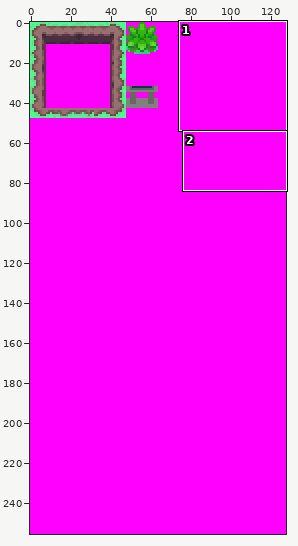
One commit to this sprite sheet: tiles/route_203/middle.png. Above: a wide view before the commit, with the close-up outlined.
Close-up. The starting point:
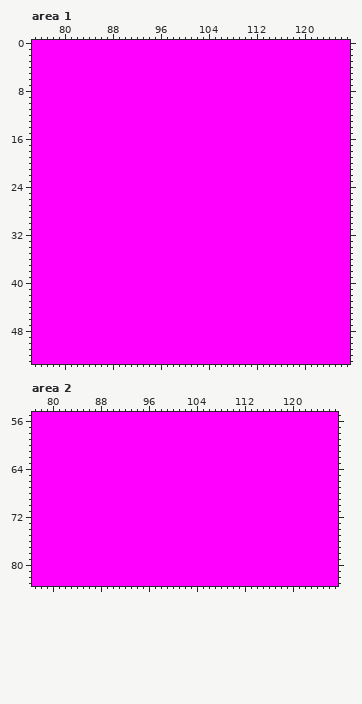
The file is 128x256 pixels. Shown: area 1: x 75..127, y 0..53; area 2: x 77..127, y 55..83.
Once edited:
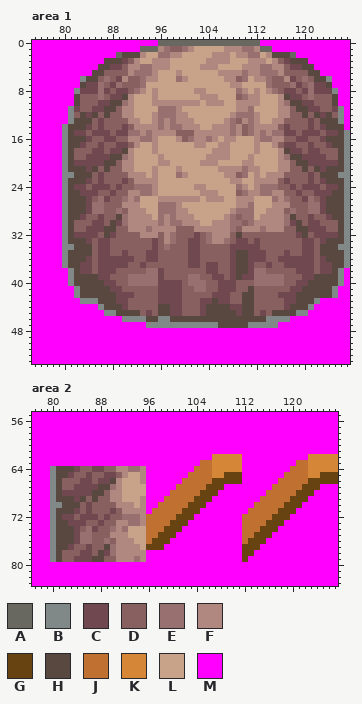
Palette (. is transparent): A #686860  B #808888  C #704850  D #886060  E #987070  F #b08880  G #664310  H #584840  J #c07030  K #d68637  L #c9a28a  M #ff00ff
Edits made:
Changed rows in their new state; - is an unchanged pixel.
Area 1:
first column x 80:
 0 ----------------AAAAAAAAAAAAAAAAA---------------
 1 -------------AAAFEDDEFLLLLLFFFEEFAA-------------
 2 ---------AHHHFLLEEFFLLLLLFFFLFFEELFHHHA---------
 3 -------HHHCDFLLFFFLLLLLLFFFFLLLFFFLFDCHHH-------
 4 ------HHCCDFFEEFFFLLLLLFFFLLLLFFFEEFFDCCHH------
 5 -----HHDDDDFEEEFLLLFLLLLLLFFFFEFFEEEFDDDDHH-----
 6 ---BHHDEDCFDDEFFLLLEFLLLLLLFFDELFFEDDFCDEDHHB---
 7 ---HCCEDCEDDDELLLLLLLLLLLLLLFFLLLLEDDDECDECCH---
 8 --BCCCECDCCDEFLFLLLLLLFFLLLLLEFLFLFEDCCDCECCCB--
 9 --HDDDEDCCHFLLLFLLLLLLLFFFLLLDEFFLLLFHCCDEDDDH--
10 --HDDDCCHHEFLLLFFFFFFFFLFFFLLFFFFLLLFEHHCCDDDH--
11 -BCDDCCHHDFFLLLLEEEFLLLLLLLLLFFELLLLFFDHHCCDDCB-
12 -BDHCHDHDDFFLLLFEEEFFLLLLLLLFEEEFLLLFFDDHDHCHDB-
13 -BHHHDCDDDDFFLLFEFEFFFLLLLLFEDFEFLLFFDDDDCDHHHB-
14 BHHHCDCDDDCDFFFFEFEEFFFLLFFFEFDEFFFFDCDDDCDCHHH-
15 BHCCDCCCDCCEEFEFFFFDDDFFFFFFEFDEFEFEECCDCCCDCCHB
16 BHHHCDDCCDDFFEEFLLLFDEFFEFLFFLLLFEEFFDDCCDDCHHHB
17 BHHCDDCDDCCDFLLFLLLLLLFFLLFFLLLLFLLFDCCDDCDDCHHB
18 BHDDDCCDCCHFLLLFLLLLLLLLLFFFLLLLFLLLFHCCDCCDDDHB
19 BHDDCCCCHHEFLLLLFLLLLLLLFFFFLLLFLLLLFEHHCCCCDDHB
20 BHCCCCCHHDFFLLLLFFLLLLLFFFLLLLFFLLLLFFDHHCCCCCHB
21 BHHHCHDHDDFFLLLFLLLFLLLLLLFFFFEFFLLLFFDDHDHCHHHB
22 BBHHHDCDDDDFFFLFLLLEFLLLLLLFFDELFLFFFDDDDCDHHHBB
23 BHHHCDCDDDCDFFFFLLLLLLLLLLLLFFLLFFFFDCDDDCDCHHHB
24 BHCCDCCCDCDDEEEFLLLLLLFFLLLLLEFLFEEEDDCDCCCDCCHB
25 BHHCCCDDCDDFFEEFLLLLLLLFFFLLLDEFFEEFFDDCDDCCCHHB
26 BHHHCDECDDEFELLLFFFFFFFLFFFLLFFFLLLEFEDDCEDCHHHB
27 BHHHCEEDDDFFFLLLEEEFLLLLLLLLLFFELLLFFFDDDEECHHHB
28 BHHHCEEDDEDFFFLLEEEFFLLLLLLLFEEELLFFFDEDDEECHHHB
29 BHHCDDCDDHEFFFFLEFEFFFLLLLLFEDEELFFFFEHDDCDDCHHB
30 BHDDDCCDHCEFFFFFEFEEFFFLLFFFEEDEFFFFFECHDCCDDDHB
31 BHDDCCCHHDDFFFEFFFFDDDFFFFFFEDFFFEFFFDDHHCCCDDHB
32 BHCCCCDHCDDDDFFFDFEDDDCDEFFFDHDDDDDDDDDCHDCCCCHB
33 BHHHCDCCDDDDDDDCDFEDDCCDEFFEDCCDCDDDDDDDCCDCHHHB
34 BBHHHDCCDDDDDDDCDEDDDCCDDDDDCCCCCDDDDDDDCCDHHHBB
35 BHHHHDCCDDCDDDCCDDDDDCCDDDDDCHHCCCDDDCDDCCDHHHHB
36 BHHHCDCCCCCCDDCCDDDDDCCDDDDDCHHCCCDDCCCCCCDCHHHB
37 BHHCCDCCCCCDDCDDDDDDDCCDCCDDCHHCDDCDDCCCCCDCCHHB
38 -BHCCDCCCDDDDDEECDDDDDDDCCDDCHHCEEDDDDDCCCDCCHB-
39 -BHHHHCCDDDEEEEECDDDDEEDDCCDCHCCEEEEEDDDCCHHHHB-
40 -BHHHHHCCDDEEEEECCCCDEEEDDCCCDDDEEEEEDDCCHHHHHB-
41 --BHHHHHCCDDDDDDCCCCDDEEDDCCCDDHDDDDDDCCHHHHHB--
42 --BHHHHHHCCCDDDDCCCCDDDDDCCCDDHHDDDDCCCHHHHHHB--
43 ---BBBHHHCCDDDDDCCCCDDDCCHCCDDHHDDDDDCCHHHB-----
44 ------BHHHCDDDDDHHCCDDDCHHHHCCHHDDDDDCHHHB------
45 -------BBHHHHDCDHHCCDDDCHHHHHCHHDCDHHHHBB-------
46 ----------BBBBHHBBHHHHHHHHHHHHHHHHBBBB----------
47 --------------BBBBBBBBBBBBHHHHHBBBBB------------
Area 2:
first column x 80:
62 ---------------------------KKKKK-----------KKKKK
63 -------------------------JJKKKKK---------JJKKKKK
64 BHHHCDDCCDDFFEEF--------JJJKKKKK--------JJJKKKKK
65 BHHCDDCDDCCDFLLF-------JJJJKKGGG-------JJJJKKGGG
66 BHDDDCCDCCHFLLLF------JJJJJGGGGG------JJJJJGGGGG
67 BHDDCCCCHHEFLLLL-----JJJJJGGG--------JJJJJGGG---
68 BHCCCCCHHDFFLLLL----JJJJJGGG--------JJJJJGGG----
69 BHHHCHDHDDFFLLLF---JJJJJGGG--------JJJJJGGG-----
70 BBHHHDCDDDDFFFLF--JJJJJGGG--------JJJJJGGG------
71 BHHHCDCDDDCDFFFF-JJJJJGGG--------JJJJJGGG-------
72 BHCCDCCCDCDDEEEFJJJJJGGG--------JJJJJGGG--------
73 BHHCCCDDCDDFFEEFJJJJGGG---------JJJJGGG---------
74 BHHHCDECDDEFELLLJJJGGG----------JJJGGG----------
75 BHHHCEEDDDFFFLLLJJGGG-----------JJGGG-----------
76 BHHHCEEDDEDFFFLLJGGG------------JGGG------------
77 BHHCDDCDDHEFFFFLGGG-------------GGG-------------
78 BHDDDCCDHCEFFFFF----------------GG--------------
79 BHDDCCCHHDDFFFEF----------------G---------------
